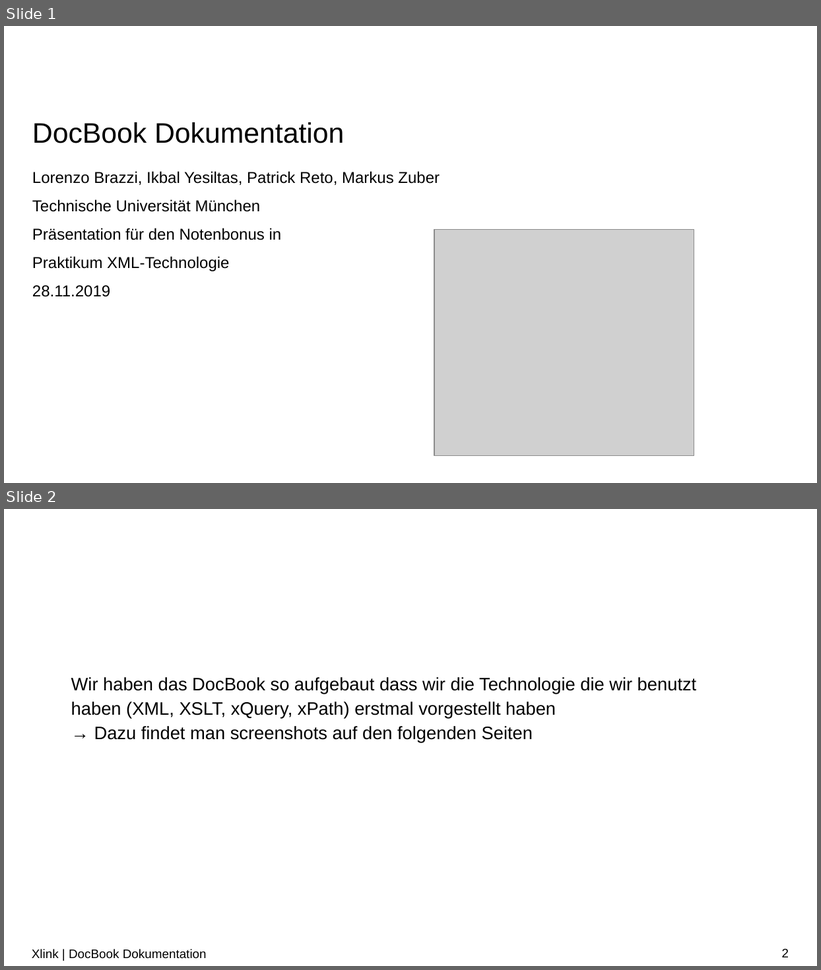
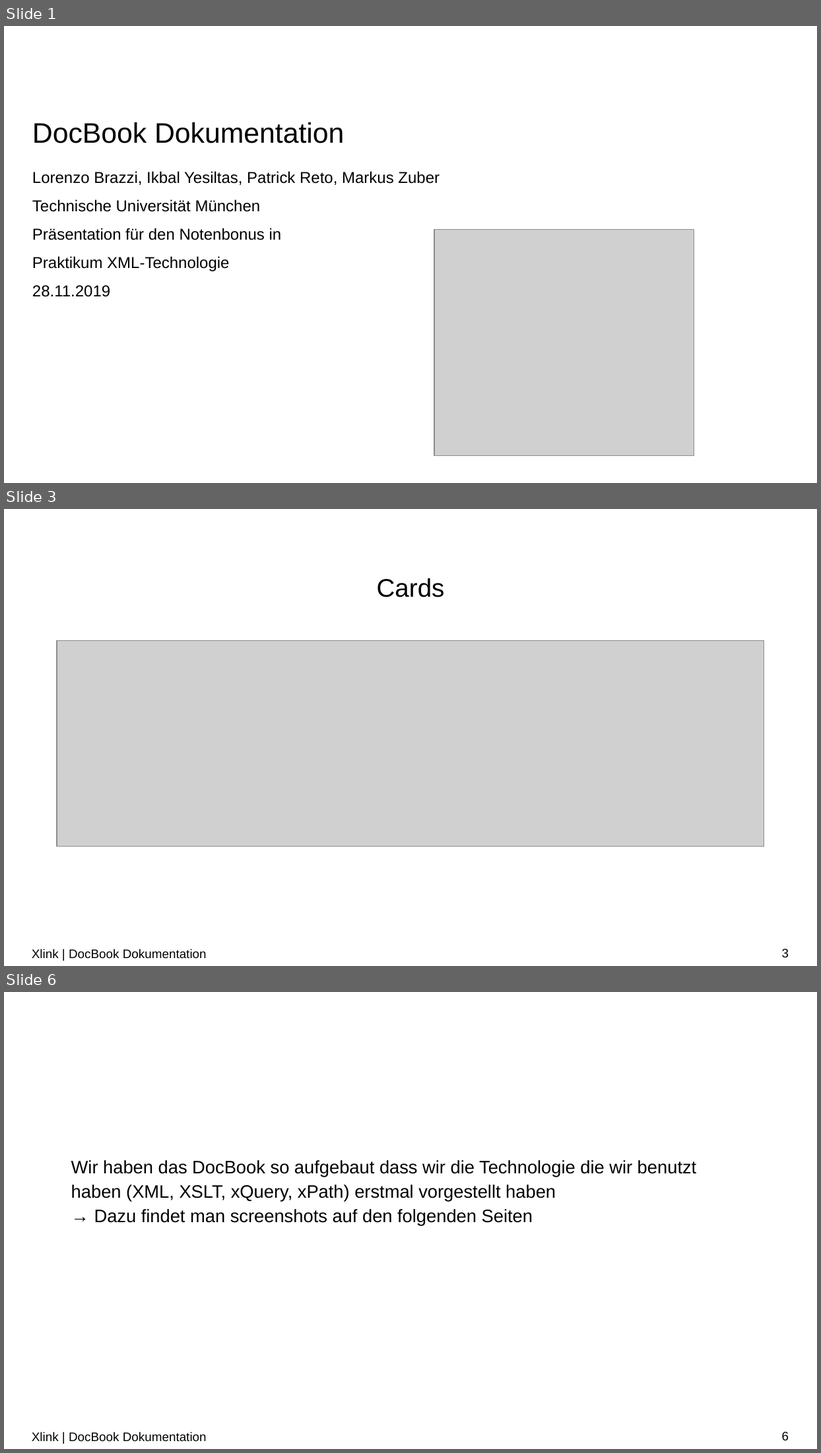
Before and after one commit to LorenzoBrazzi-zz/XML_Praktikum, a slide deck: Präsentationen/PP_notenbonus.pptx. Shown one above the other, each under a label of ours: slides 1 and 2 before the commit, slides 1, 3 and 6 after it; the slides between them are not shown. The pictures are 821x970 and 821x1453 pixels, drawn with LibreOffice and Linux fonts; fonts in the diff are those of the drawing; grey boxes stand for pictures; background and template pictures are left out. Boxes give left, top, right and bottom in pixels: in the first picture for what was removed or moved away, otherwise in the second. Text is boxed around its words. In the diff, an @@ line names an element or a change of style, - is before the commit and + after.

```diff
--- a/Präsentationen/PP_notenbonus.pptx
+++ b/Präsentationen/PP_notenbonus.pptx
@@ slide 3 added at [4, 509, 817, 966], background #FFFFFF @@
@@ title added at [377, 578, 445, 597], 22.5 pt, text #000000 @@
+Cards
@@ picture added at [57, 641, 764, 846] @@
@@ text added at [32, 949, 207, 959], 11 pt, text #000000 @@
+Xlink | DocBook Dokumentation
@@ page number added at [782, 949, 789, 958], 11 pt, text #000000 @@
+3
@@ what was slide 2 is now slide 6 @@
@@ page number at [782, 1432, 789, 1441]: text changed @@
-2
+6
```
Also in this commit, not shown: 3 other slides added, 2 other files.
